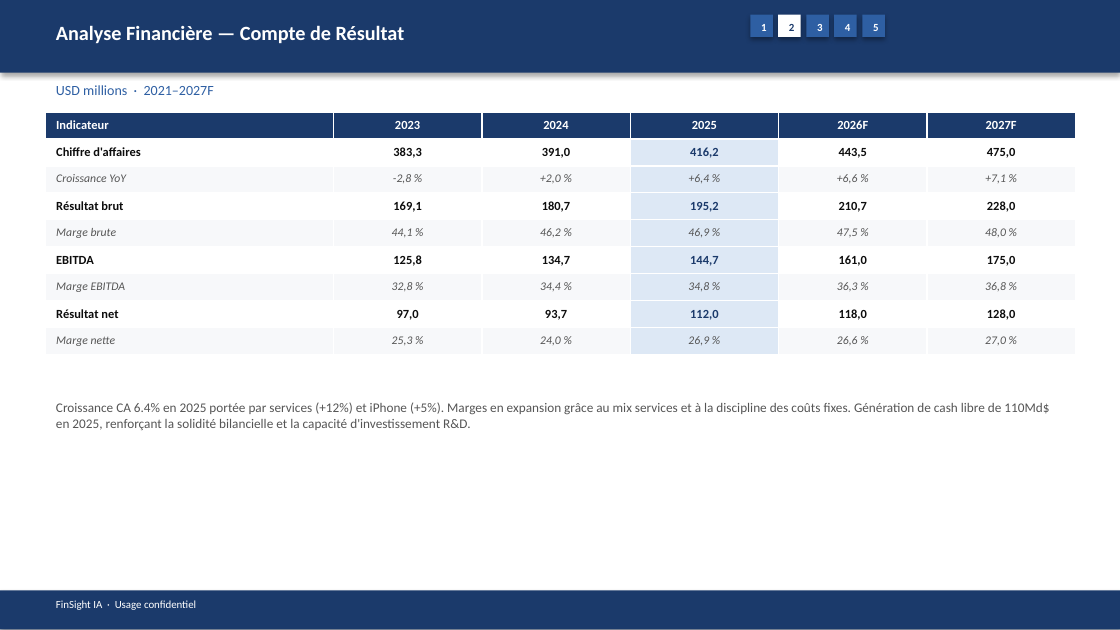
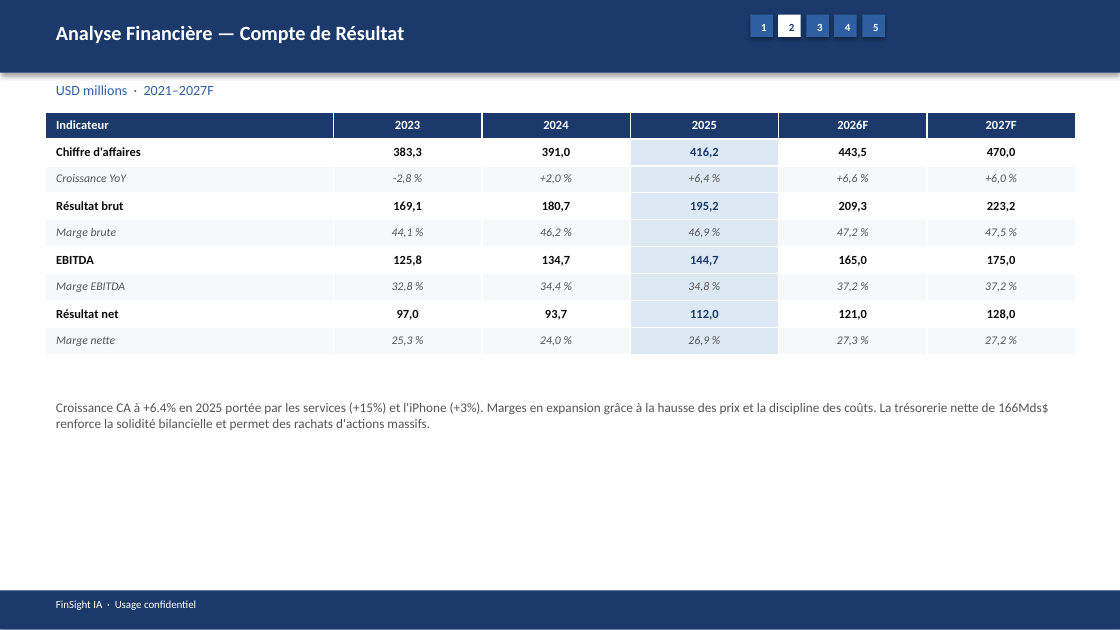
Before and after one commit to baptistejeh07-art/finsight-ia, a slide deck: slide 8 of preview/AAPL/AAPL_pitchbook.pptx. Drawn at 1120x630 pixels with LibreOffice and Linux fonts; fonts in the diff are those of the drawing. Boxes give left, top, right and bottom in pixels: in the first picture for what was removed or moved away, otherwise in the second. Text is boxed around its words. In the diff, an @@ line names an element or a change of style, - is before the commit and + after.

```diff
--- a/preview/AAPL/AAPL_pitchbook.pptx
+++ b/preview/AAPL/AAPL_pitchbook.pptx
@@ table at (x1=45, y1=112, x2=1073, y2=355) @@
-row 2, column 6: 475,0
+row 2, column 6: 470,0
-row 3, column 6: +7,1 %
+row 3, column 6: +6,0 %
-row 4, column 5: 210,7
+row 4, column 5: 209,3
-row 4, column 6: 228,0
+row 4, column 6: 223,2
-row 5, column 5: 47,5 %
+row 5, column 5: 47,2 %
-row 5, column 6: 48,0 %
+row 5, column 6: 47,5 %
-row 6, column 5: 161,0
+row 6, column 5: 165,0
-row 7, column 5: 36,3 %
+row 7, column 5: 37,2 %
-row 7, column 6: 36,8 %
+row 7, column 6: 37,2 %
-row 8, column 5: 118,0
+row 8, column 5: 121,0
-row 9, column 5: 26,6 %
+row 9, column 5: 27,3 %
-row 9, column 6: 27,0 %
+row 9, column 6: 27,2 %
@@ text at (x1=56, y1=402, x2=1048, y2=430): text changed @@
-Croissance CA 6.4% en 2025 portée par services (+12%) et iPhone (+5%). Marges en expansion grâce au mix services et à la discipline des coûts fixes. Génération de cash libre de 110Md$ en 2025, renforçant la solidité bilancielle et la capacité d'investissement R&D.
+Croissance CA à +6.4% en 2025 portée par les services (+15%) et l'iPhone (+3%). Marges en expansion grâce à la hausse des prix et la discipline des coûts. La trésorerie nette de 166Mds$ renforce la solidité bilancielle et permet des rachats d'actions massifs.
```
Also in this commit, not shown: 12 other slides changed, 4 other files.
